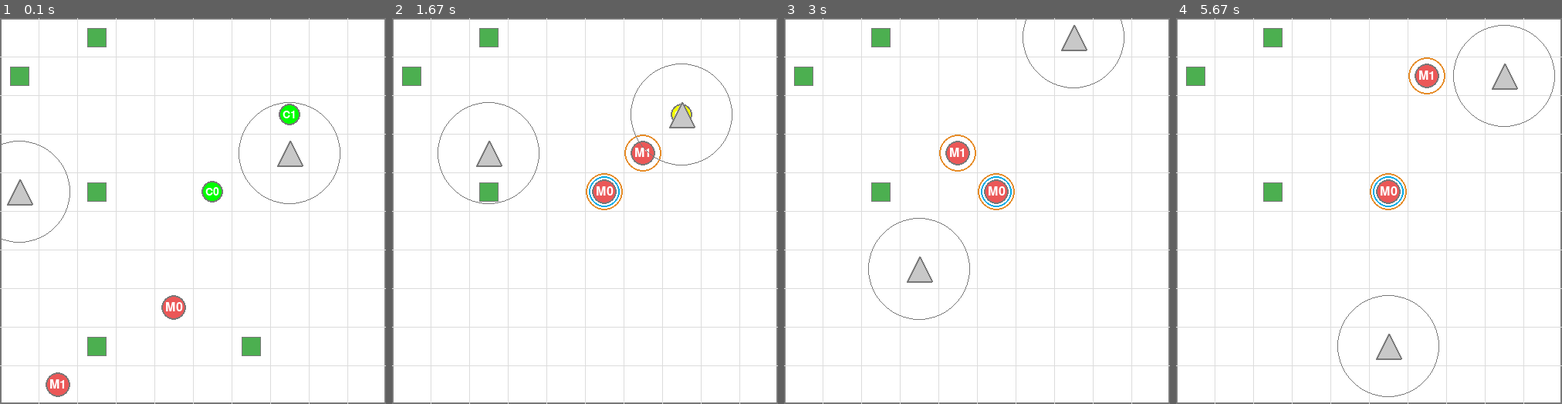
Above: before the commit, frames 1-4 (left to right).
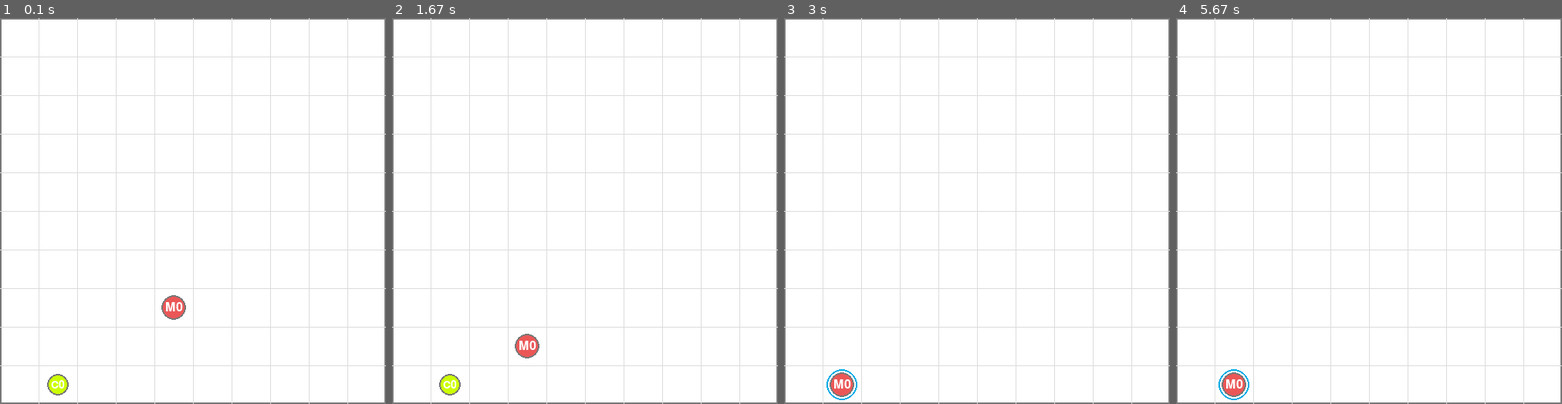
Above: after the commit, the same moments.

Repository: boannas/Senior_thesis
Game: pygame game, started from run_gridworld.py
The game is run twice, just before and just after one commit, with the same random seed, the same clock (stepped at 60 frames per second) and the same inputs.
Inputs:
- Up to frame 1 (0.1 s): no input
- Up to frame 2 (1.67 s): no input
- Up to frame 3 (3 s): no input
- Up to frame 4 (5.67 s): no input

The runs differ from the first frame. In frame 1, 2.7% of the frame differs, in the area x 0-89%, y 2-99%; in frame 2, 2.9%, in the area x 2-89%, y 2-98%; in frame 3, 2.7%; in frame 4, 2.8%.

Commit message:
add internal state

Diff:
--- a/core/agents.py
+++ b/core/agents.py
@@ -1,10 +1,14 @@
 import math
 from core.entities import Food
+from core.policies.deficit import IDEAL_VALUE, deficit_low
+
+
+
 
 
 class Agent:
     """Base class for agents (mother and child)"""
-    def __init__(self, x, y, grid_w, grid_h, hp, energy, agent_type="mother"):
+    def __init__(self, x, y, grid_w, grid_h, energy, agent_type="mother"):
         # Initialize agent position and type
         self.x, self.y = x, y
         self.grid_w = grid_w
@@ -13,21 +17,30 @@
 
         # --- Survival & Resources ---
         self.age = 0.0              # agent age
-
-        # Physiological states (Mother & Child)
-        self.energy = float(energy)    # resource for actions
-
-    def Manhattan_distance_to(self, other_x, other_y):
-        """Calculate Manhattan distance to another position"""
-        return abs(self.x - other_x) + abs(self.y - other_y)
+        self.energy = energy
+        self.alive = True
 
     def is_alive(self):
-        """Check if agent is alive based on health points"""
-        return self.energy > 0
-
-    def heading_towards(self, target_x, target_y):
-        """Calculate heading angle towards a target position in radians"""
-        return math.atan2(target_y - self.y, target_x - self.x) * (180 / math.pi)
+        if not self.alive:
+            return False
+        if self.energy < 0.0:
+            return False
+        return True
+
+    def distance_to(self, other_x, other_y, metric="octile"):
+        dx = abs(self.x - other_x)
+        dy = abs(self.y - other_y)
+
+        if metric == "manhattan":
+            return dx + dy
+        elif metric == "chebyshev":  # max metric
+            return max(dx, dy)
+        elif metric == "euclidean":
+            return math.hypot(dx, dy)
+        elif metric == "octile":
+            return (dx + dy) + (math.sqrt(2) - 2) * min(dx, dy)
+        else:
+            raise ValueError("Unknown metric")
 
     def scan_perception(self, entities, perception_range):
         """Scan for entities within perception range"""
@@ -37,13 +50,13 @@
         threat = []
         agents_perceived = []
 
-
         for e in entities:
             if e is self:   # Skip self
                 continue
 
-            dist = self.Manhattan_distance_to(e.x, e.y)
-            if dist > perception_range: # Out of perception range
+            # compute distance & in range of perception
+            dist = self.distance_to(e.x, e.y, metric="octile")
+            if dist > perception_range:
                 continue
 
             # Food
@@ -55,22 +68,27 @@
 
             # Agents (other mothers, child, threats)
             if isinstance(e, Agent):
-                if e.agent_type == 'mother':
+
+                if isinstance(e, MotherAgent):
+                # if e.agent_type == 'mother':
                     mother.append((e, dist))
-                elif e.agent_type == 'child' and e.is_alive():
+                elif isinstance(e, ChildAgent) and e.is_alive():
+                # elif e.agent_type == 'child' and e.is_alive():
                     # print(e.id , e.energy)
                     child.append((e, dist))
-                elif e.agent_type == 'threat':
+                elif isinstance(e, ThreatAgent):
+                # elif e.agent_type == 'threat':
                     threat.append((e, dist))
                 else:
                     pass
                 continue
+
         agents_perceived = [mother, child, threat]
         return food_perceived, agents_perceived
 
     def step_towards(self, target_x, target_y):
         """
-        Move 1 step toward (target_x, target_y) using 8-direction moves.
+        Step toward to the target
         """
         if not self.is_alive():
             return (0, 0)
@@ -82,25 +100,34 @@
 
 class MotherAgent(Agent):
     """Mother agent - can move and interact with child, food, threats, and nest"""
-    def __init__(self, x, y, grid_w, grid_h, hp, energy, mother_id=None):
-        super().__init__(x, y, grid_w, grid_h, hp, energy, agent_type="mother")
+    def __init__(self, x, y, grid_w, grid_h, energy, mother_id=None):
+        super().__init__(x, y, grid_w, grid_h, energy, agent_type="mother")
         self.id = mother_id
         self.child = None  # Reference to carried child agent
         self.holding_food = False
-        self.current_motivation = ""
-
-        # Physiological states (Mother)
+        self.alive = True
+
+        # Physiological states
+        self.energy = energy
         self.fatigue = 0.0
-
-        # Psychological states (Mother)
-        self.bond_strength = 0.0
-        self.fear = 0.0
-
-        # Neuroendocrine states (Mother)
-        self.OT = 0.0  # Oxytocin
-        self.CORT = 0.0  # Cortisol
-        # self.DA = 0.0   # Dopamine
-        # self.PT = 0.0   # Prolactin
+        # self.injury = 0.0       # may not use
+
+        # Psychological states
+        self.bonding = 0.0
+        self.fear_threat = 0.0
+        self.stress = 0.0
+        self.closeness_child = 0.0
+
+        # Hormone
+        self.OT = 0.0
+        self.CORT = 0.0
+
+    def is_alive(self):
+        if not self.alive:
+            return False
+        if self.energy < 0.0:
+            return False
+        return True
 
     def set_child(self, child_agent):
         """Set the child agent being carried by mother"""
@@ -110,72 +137,115 @@
         self.holding_food = picking
 
     def update_physiology(self, moved=False, acted=False):
-        # Costs
+        if not self.is_alive():
+            self.alive = False
+            return
+
+        # cost
         if moved:
-            self.energy -= 0.2
-            self.fatigue -= 0.05
-        if acted:
-            self.energy -= 0.1
-            self.fatigue -= 0.02
-
+            self.energy -= 1.0
+            self.fatigue += 1.0
+
+        elif acted:
+            self.energy -= 1.0
+            self.fatigue += 1.0
+
+        else :
+            # natural recovery
+            self.fatigue = max(0.0, self.fatigue - 1.0)
+
+        # clamp
         self.energy = max(0.0, self.energy)
-        self.fatigue = min(100.0, self.fatigue)
+        self.fatigue = max(100.0, self.fatigue)
 
         if self.energy <= 0.0:
-            self.hp -= 0.1
-
-        # print(self.energy, self.fatigue)
-
-
-    # def compute_scores(self, child, threats, foods):
-    #     E_ideal = 100.0
-    #     energy_def = max(0.0, (E_ideal - self.energy) / E_ideal)   # 0..1
-
-    #     # child need (recommend: use child.hunger; if not, use child.distress or energy proxy)
-    #     child_need = 0.0
-    #     if child is not None and child.is_alive() and (not child.is_carried):
-    #         # If you don't have hunger yet, use distress; otherwise use hunger.
-    #         # child_need = min(1.0, child.hunger / 100.0)
-    #         child_need = min(1.0, child.distress / 100.0)
-
-    #     # threat level (for now, you can keep 0 if you haven't implemented threat behavior)
-    #     threat_level = 0.0
-    #     for t in threats:
-    #         d = abs(t[0].x - self.x) + abs(t[0].y - self.y)
-    #         if d > 0:
-    #             threat_level = max(threat_level, 1.0 / d)
-
-    #     # self risk
-    #     fatigue = 0.0 if self.fatigue is None else self.fatigue
-    #     injury  = 0.0 if self.injury is None else self.injury
-    #     self_risk = min(1.0, (fatigue / 100.0) + (injury / 100.0))
-
-    #     # scores (tune weights later)
-    #     M_care   = 2.0 * child_need + 1.0 * (self.bond_strength or 0.0) - 0.5 * energy_def
-    #     M_forage = 2.0 * energy_def - 1.5 * threat_level
-    #     M_self   = 3.0 * self_risk + 1.0 * energy_def
-    #     M_prot   = 3.0 * threat_level + 1.0 * (self.bond_strength or 0.0) - 2.0 * self_risk
-
-    #     return {"CARE": M_care, "FORAGE": M_forage, "SELF": M_self, "PROTECT": M_prot}
-
-    def select_motivation(self, scores, margin=0.15):
-        best = max(scores, key=scores.get)
-        cur = getattr(self, "current_motivation", None)
-        if cur in scores and scores[best] < scores[cur] + margin:
-            best = cur
-        self.current_motivation = best
-        return best
+            self.alive = False
+
+    def update_psych_neuro(self, world):
+        if not self.is_alive():
+            self.alive = False
+            return
+        print('energy', self.energy)
+        print('fatigut', self.fatigue)
+
+        # Threat proximity
+        threat_near = 0.0
+        threat_radius = 3.0
+        for t in world.threats:
+            d = self.distance_to(t.x, t.y, metric='octile')
+            if d <= threat_radius:
+                threat_near = max(threat_near, (threat_radius-d)/threat_radius)
+                print('threat_near', threat_near)
+
+
+        # Child-based signals
+        child_need = 0.0
+        if self.child is not None and self.child.is_alive():
+            # higher when child hunger high or warmth far from ideal or injury high
+            child_need = (
+                (self.child.hunger / 100.0) +
+                (abs(self.child.warmth - 50.0) / 50.0) +
+                (self.child.injury / 100.0)
+            ) / 3.0
+
+            # closeness 100 when same cell, 0 when far
+            dchild = self.distance_to(self.child.x, self.child.y, metric='octile')
+            print('distance child', dchild)
+            norm_dist = dchild / max(world.grid_w, world.grid_h)
+            self.closeness_child = max(0.0, 100.0 * (1.0 - norm_dist))
+        print('close', child_need, self.closeness_child)
+
+        # OT
+        # OT rises when close & doing care
+        ot_increase = 0.8 * self.closeness_child
+        ot_decay = 0.1 * self.OT
+        self.OT = max(0.0, min(100.0, self.OT + ot_increase - ot_decay))
+        print("OT", self.OT)
+
+        # CORT
+        energy_def = (deficit_low(self.energy, IDEAL_VALUE['M_energy']) / 100.0)
+        cort_increase = (threat_near + child_need + energy_def)
+        cort_decay = 0.1 * self.CORT
+        print(cort_increase)
+        self.CORT = max(0.0, min(100.0, self.CORT + cort_increase - cort_decay))
+        print("CORT", self.CORT)
+
+        # Fear & stress
+        self.fear_threat = max(0.0, min(100.0, self.fear_threat + threat_near))
+        self.stress = max(0.0, min(100.0, self.stress + (child_need + energy_def) + threat_near))
+        print('fear', self.fear_threat)
+        print('stress', self.stress)
+
+        # Bonding
+        # OT strengthens bond; unmet need reduce it slightly
+        self.bonding = max(0.0, min(100.0, self.bonding + 0.1 *self.OT - 0.5*child_need))
+        print('bond', self.bonding)
+        print()
 
 class ChildAgent(Agent):
     """Child agent - can be carried by mother"""
-    def __init__(self, x, y, grid_w, grid_h, hp, energy, child_id=None):
-        super().__init__(x, y, grid_w, grid_h, hp, energy, agent_type="child")
+    def __init__(self, x, y, grid_w, grid_h, energy, child_id=None):
+        super().__init__(x, y, grid_w, grid_h, energy, agent_type="child")
         self.id = child_id
         self.mother = None  # Reference to mother agent
         self.is_carried = False
 
-        self.distress = 0.0
-        self.hunger = 0.0
+        # Internal states
+        self.hunger = 0.0       # 0:full, 100:starving
+        self.warmth = 50.0       # 0:freezing, 100:overheat
+        self.injury = 0.0       # 0:none, 100:lethat
+        self.alive = True
+
+    def is_alive(self): # Overide is alive
+        if not self.alive:
+            return False
+        if self.hunger >= 100:
+            return False
+        if self.warmth <= 0 or self.warmth >= 100:
+            return False
+        if self.injury >= 100:
+            return False
+        return True
 
     def set_mother(self, mother_agent):
         """Set the mother agent carrying this child"""
@@ -186,11 +256,30 @@
         self.is_carried = carried
 
     def update(self):
-        self.hunger = min(100.0, self.hunger + 0.2)
-        self.distress = min(100.0, self.distress + 0.05)
+        if not self.is_alive():
+            self.alive = False
+            return
+
+        # Hunger increase over time
+        self.hunger = min(100.0, self.hunger + 0.1)
+
+        # Warmth increase over time (North Polar ?)
+        self.warmth = max(0.0, self.warmth + 0.05)
+
+        if self.is_carried:
+            self.warmth = min(100.0, self.warmth + 0.1)
+
+        # Injury : recover over time
+        self.injury = max(0.0, self.injury - 0.1)
+
+        # Check Death after update states
+        if not self.is_alive():
+            self.alive = False
 
 class ThreatAgent(Agent):
     """Threat agent - can move and pose danger to mother and child"""
-    def __init__(self, x, y, grid_w, grid_h, hp, energy, threat_id=None):
-        super().__init__(x, y, grid_w, grid_h, hp, energy, agent_type="threat")
+    def __init__(self, x, y, grid_w, grid_h, energy, threat_id=None):
+        super().__init__(x, y, grid_w, grid_h, energy, agent_type="threat")
         self.id = threat_id
+        self.patrol_goal = None
+        self.patrol_timer = 0
--- a/core/base.yaml
+++ b/core/base.yaml
@@ -2,7 +2,7 @@
 # World configuration file
 # ==================================================================================
 simulation:
-  dt: .1
+  dt: .5
   fps: 30   # Frames per second for rendering
   seed: 42  # Random seed for reproducibility
 
--- /dev/null
+++ b/core/policies/deficit.py
@@ -0,0 +1,22 @@
+IDEAL_VALUE = {
+    "M_energy": 80.0,
+    "M_injury": 0.0,
+    "M_closeness": 50.0,
+    "M_bonding": 100.0,
+    "M_fear": 0.0,
+    "M_stress": 0.0,
+    "M_fatigue": 0.0,
+    "C_hunger": 0.0,
+    "C_warmth": 50.0,
+    "C_injury": 0.0
+}
+
+
+def deficit_low(current, ideal):
+    return max(0, ideal - current)
+
+def deficit_high(current, ideal):
+    return max(0, current - ideal)
+
+def deficit_abs(current, ideal):
+    return abs(current - ideal)
--- a/core/policies/threat.py
+++ b/core/policies/threat.py
@@ -1,39 +1,24 @@
 # core/policies/threat.py
 import random
 from core.sim.movement import in_bounds
+PATROL_TIMEOUT = 100
 
 def threat_policy_propose(world):
-    """
-    Propose threat moves based on start-of-step positions (no moves applied here).
-    Returns:
-      proposals: {threat_agent: (nx, ny)}
-      intents: info needed to apply attacks after movement
-    """
     perception_range = 2
     proposals = {}
 
-    # Threat perceives only mother + child (your original design)
     threat_receive = world.mothers + world.children
-
-    # store which child each threat is targeting (for attack after move)
     target_child = {}  # threat -> child
-
-    # snapshot (optional; useful if you later update physiology for threats)
     prev_pos = {t: (t.x, t.y) for t in world.threats}
 
     for threat in world.threats:
         _, agents_perceived = threat.scan_perception(threat_receive, perception_range)
 
-        # In your old code, agents_perceived[1] was children list
-        # Assuming scan_perception returns (mothers_seen, children_seen, threats_seen) style,
-        # but your old code suggests it returns [mothers, children]
-        # We'll handle both safely:
         mothers_seen = agents_perceived[0] if len(agents_perceived) > 0 else []
         children_seen = agents_perceived[1] if len(agents_perceived) > 1 else []
 
         # 1) chase closest visible child (if not carried)
         if children_seen:
-            # your old code assumes already sorted, but let's sort to be safe
             children_seen.sort(key=lambda t: t[1])
             child, _dist = children_seen[0]
 
@@ -49,9 +34,17 @@
                 target_child[threat] = child
                 continue
 
-        # 2) fallback: random move
-        dx, dy = random.choice(world.RANDOM_MOVES)
+        # 2 Patrol
+        if (threat.patrol_goal is None) or ((threat.x, threat.y) == threat.patrol_goal) or (threat.patrol_timer <= 0):
+            threat.patrol_goal = pick_patrol_goal(world, threat)
+            threat.patrol_timer = PATROL_TIMEOUT
+
+        threat.patrol_timer -= 1
+        gx, gy = threat.patrol_goal
+        dx, dy = threat.step_towards(gx, gy)
         nx, ny = threat.x + dx, threat.y + dy
+
+        print(threat.patrol_goal)
         if not in_bounds(nx, ny, world.grid_w, world.grid_h):
             nx, ny = threat.x, threat.y
 
@@ -65,10 +58,6 @@
 
 
 def apply_threat_intents(world, intents):
-    """
-    Apply threat effects AFTER global movement resolution.
-    Attacks happen if threat ends on the child's cell.
-    """
     target_child = intents.get("target_child", {})
 
     for threat in world.threats:
@@ -77,5 +66,14 @@
             continue
 
         if child.is_alive() and (not child.is_carried) and (threat.x, threat.y) == (child.x, child.y):
-            # your original: target_child.energy -= random.randint(5,10)
             child.energy -= random.randint(5, 10)
+            print(child.energy)
+
+def pick_patrol_goal(world, threat, max_tries=30):
+    for _ in range(max_tries):
+        gx = random.randrange(world.grid_w)
+        gy = random.randrange(world.grid_h)
+        if (gx, gy) != (threat.x, threat.y):
+            return (gx, gy)
+
+    return (threat.x, threat.y)
--- a/core/ui/pygame_render.py
+++ b/core/ui/pygame_render.py
@@ -65,6 +65,7 @@
         return  # Don't draw collected food
     cx = food.x * cell_px + cell_px // 2
     cy = food.y * cell_px + cell_px // 2
+
     # Draw food as a small square
     size = cell_px // 2
     rect = pygame.Rect(cx - size // 2, cy - size // 2, size, size)
@@ -75,7 +76,8 @@
     """Draw threat entity"""
     cx = threat.x * cell_px + cell_px // 2
     cy = threat.y * cell_px + cell_px // 2
-    # Draw threat as a triangle (warning symbol)
+
+    # Draw threat as a triangle
     r = cell_px // 3
     points = [
         (cx, cy - r),  # Top
@@ -88,6 +90,18 @@
     # # Draw perception range (dashed circle)
     perception_r = r + perception_range
     pygame.draw.circle(surface, outline_color, (cx, cy), int(perception_r), width=1)
+
+    # if getattr(threat, 'patrol_goal', None) is not None:
+    #     gx, gy = threat.patrol_goal
+
+    #     tx = gx * cell_px + cell_px // 2
+    #     ty = gy * cell_px + cell_px // 2
+
+    #     size = cell_px // 4
+
+    #     # draw cross marker
+    #     pygame.draw.line(surface, outline_color, (tx-size, ty), (tx+size, ty), 2)
+    #     pygame.draw.line(surface, outline_color, (tx, ty-size), (tx, ty+size), 2)
 
 def intensity_to_color(value, vmin=0, vmax=100):
     value = max(vmin, min(vmax, value))
--- a/core/ui/pygame_viewer.py
+++ b/core/ui/pygame_viewer.py
@@ -28,21 +28,21 @@
 
     # mother_starts = cfg['mothers']['starts']
     mother_starts, occupied = random_unique_positions(
-        n=2, grid_w=grid_w, grid_h=grid_h, occupied=occupied
+        n=1, grid_w=grid_w, grid_h=grid_h, occupied=occupied
     )
 
     # child_starts = cfg['children']['starts']
     child_starts, occupied = random_unique_positions(
-        n=2, grid_w=grid_w, grid_h=grid_h, occupied=occupied
+        n=1, grid_w=grid_w, grid_h=grid_h, occupied=occupied
     )
 
     threat_starts, occupied = random_unique_positions(
-        n=2, grid_w=grid_w, grid_h=grid_h, occupied=occupied
+        n=0, grid_w=grid_w, grid_h=grid_h, occupied=occupied
     )
     # Entity positions
     # food_positions = cfg["food"].get("positions", [])
     food_positions, occupied = random_unique_positions(
-        n=5, grid_w=grid_w, grid_h=grid_h, occupied=occupied
+        n=0, grid_w=grid_w, grid_h=grid_h, occupied=occupied
     )
 
     # print("food_positions:", food_positions)
@@ -118,7 +118,7 @@
 
         # Draw threat
         for i, t in enumerate(world.threats):
-            percept_range = cell_px * 1
+            percept_range = cell_px * 2
             draw_threat(screen, t, cell_px, threat_colot, outline_color, perception_range=percept_range)
         # Update display
         pygame.display.flip()
--- a/core/world.py
+++ b/core/world.py
@@ -23,11 +23,11 @@
 
         # Create mother agents
         for i, (mx, my) in enumerate(mother_starts):
-            self.mothers.append(MotherAgent(mx, my, grid_w, grid_h, hp=100, energy=100, mother_id=f"M{i}"))
+            self.mothers.append(MotherAgent(mx, my, grid_w, grid_h, energy=100.0, mother_id=f"M{i}"))
 
         # Create child agents
         for i, (cx, cy) in enumerate(child_start):
-            self.children.append(ChildAgent(cx, cy, grid_w, grid_h, hp=50, energy=50, child_id=f"C{i}"))
+            self.children.append(ChildAgent(cx, cy, grid_w, grid_h, energy=10.0, child_id=f"C{i}"))
 
         # Link mothers and children (now with like with index)
         for m, c in zip(self.mothers, self.children):
@@ -42,9 +42,21 @@
 
         # Create Threat
         for i, (cx, cy) in enumerate(threat_starts):
-            self.threats.append(ThreatAgent(cx, cy, grid_w, grid_h, hp=50, energy=50))
+            self.threats.append(ThreatAgent(cx, cy, grid_w, grid_h, energy=50))
 
     def step(self, dt: float = 0.1):
+
+        # Internal dynamics before decision
+        for c in self.children:
+            # print(c.id)
+            pass
+            # c.update(self)
+
+
+        for m in self.mothers:
+            m.update_psych_neuro(self)
+            # print(m.id)
+
         m_prop, m_int = mother_policy_propose(self)
         t_prop, t_int = threat_policy_propose(self)
 
